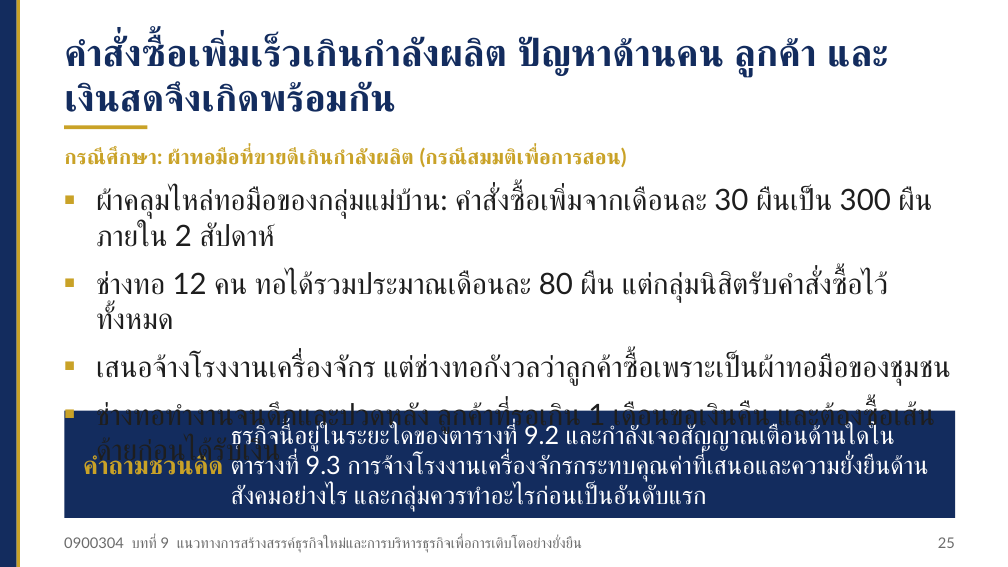
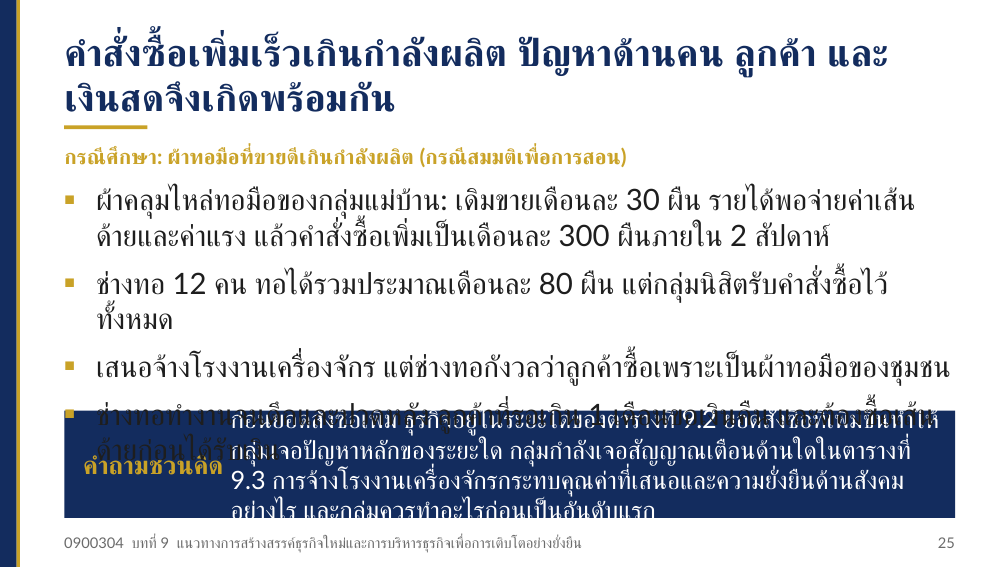
Before and after one commit to Aj-Warawut/academic-web-teaching, a slide deck: slide 25 of nv/files/nv_0900304_บทที่09_สไลด์.pptx. Drawn at 1008x567 pixels with LibreOffice and Linux fonts; fonts in the diff are those of the drawing. Boxes give left, top, right and bottom in pixels: in the first picture for what was removed or moved away, otherwise in the second. Text is boxed around its words. In the diff, an @@ line names an element or a change of style, - is before the commit and + after.

Commit message:
0900304: อ้างอิง BCG และปรับคำถามกรณีศึกษาบท 8–9
- บทที่ 9: ความหมายของ BCG ในตาราง 9.4 พร้อมอ้างอิงแผนปฏิบัติการ BCG พ.ศ. 2564–2570 ของ อว. (2565)
- บทที่ 8: คำถามกรณีศึกษาให้ระบุจังหวะของ Pitch ที่ขาดและข้อมูลที่ควรเติม
- บทที่ 9: กรณีศึกษาผ้าทอมือเติมข้อมูลก่อนยอดสั่งซื้อเพิ่ม และแยกคำถามเรื่องระยะการเติบโต
- อัปเดตหน้าบทที่ 8–9 ภาพสไลด์ 4 แผ่น ไฟล์สไลด์ 2 บท และเอกสารประกอบการสอนฉบับรวมเล่ม (234 หน้า)

```diff
--- a/nv/files/nv_0900304_บทที่09_สไลด์.pptx
+++ b/nv/files/nv_0900304_บทที่09_สไลด์.pptx
@@ text at <box>96,187,916,247</box>: text changed @@
-■ ผ้าคลุมไหล่ทอมือของกลุ่มแม่บ้าน: คำสั่งซื้อเพิ่มจากเดือนละ 30 ผืนเป็น 300 ผืนภายใน 2 สัปดาห์
+■ ผ้าคลุมไหล่ทอมือของกลุ่มแม่บ้าน: เดิมขายเดือนละ 30 ผืน รายได้พอจ่ายค่าเส้นด้ายและค่าแรง แล้วคำสั่งซื้อเพิ่มเป็นเดือนละ 300 ผืนภายใน 2 สัปดาห์
@@ text at <box>231,407,939,526</box>: text changed @@
-ธุรกิจนี้อยู่ในระยะใดของตารางที่ 9.2 และกำลังเจอสัญญาณเตือนด้านใดในตารางที่ 9.3 การจ้างโรงงานเครื่องจักรกระทบคุณค่าที่เสนอและความยั่งยืนด้านสังคมอย่างไร และกลุ่มควรทำอะไรก่อนเป็นอันดับแรก
+ก่อนยอดสั่งซื้อเพิ่ม ธุรกิจอยู่ในระยะใดของตารางที่ 9.2 ยอดสั่งซื้อที่เพิ่มขึ้นทำให้กลุ่มเจอปัญหาหลักของระยะใด กลุ่มกำลังเจอสัญญาณเตือนด้านใดในตารางที่ 9.3 การจ้างโรงงานเครื่องจักรกระทบคุณค่าที่เสนอและความยั่งยืนด้านสังคมอย่างไร และกลุ่มควรทำอะไรก่อนเป็นอันดับแรก
```
Also in this commit, not shown: 2 other slides changed, 8 other files.
